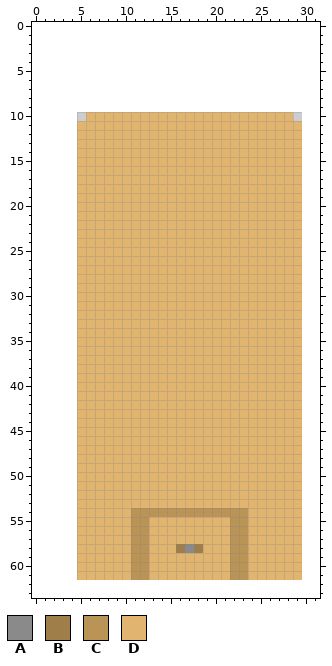
One commit to this pixel-art file: player/car.aseprite. Above is the file before it was changed.
25x52 pixels, 1 frame. The old version is drawn lined up with the new one, on the new canvas.
Palette (. is transparent): A #8a8a8a  B #a07e4a  C #ba9356  D #e1b46f
Pixels before, first column x 5:
10 .DDDDDDDDDDDDDDDDDDDDDDD.
11 DDDDDDDDDDDDDDDDDDDDDDDDD
12 DDDDDDDDDDDDDDDDDDDDDDDDD
13 DDDDDDDDDDDDDDDDDDDDDDDDD
14 DDDDDDDDDDDDDDDDDDDDDDDDD
15 DDDDDDDDDDDDDDDDDDDDDDDDD
16 DDDDDDDDDDDDDDDDDDDDDDDDD
17 DDDDDDDDDDDDDDDDDDDDDDDDD
18 DDDDDDDDDDDDDDDDDDDDDDDDD
19 DDDDDDDDDDDDDDDDDDDDDDDDD
20 DDDDDDDDDDDDDDDDDDDDDDDDD
21 DDDDDDDDDDDDDDDDDDDDDDDDD
22 DDDDDDDDDDDDDDDDDDDDDDDDD
23 DDDDDDDDDDDDDDDDDDDDDDDDD
24 DDDDDDDDDDDDDDDDDDDDDDDDD
25 DDDDDDDDDDDDDDDDDDDDDDDDD
26 DDDDDDDDDDDDDDDDDDDDDDDDD
27 DDDDDDDDDDDDDDDDDDDDDDDDD
28 DDDDDDDDDDDDDDDDDDDDDDDDD
29 DDDDDDDDDDDDDDDDDDDDDDDDD
30 DDDDDDDDDDDDDDDDDDDDDDDDD
31 DDDDDDDDDDDDDDDDDDDDDDDDD
32 DDDDDDDDDDDDDDDDDDDDDDDDD
33 DDDDDDDDDDDDDDDDDDDDDDDDD
34 DDDDDDDDDDDDDDDDDDDDDDDDD
35 DDDDDDDDDDDDDDDDDDDDDDDDD
36 DDDDDDDDDDDDDDDDDDDDDDDDD
37 DDDDDDDDDDDDDDDDDDDDDDDDD
38 DDDDDDDDDDDDDDDDDDDDDDDDD
39 DDDDDDDDDDDDDDDDDDDDDDDDD
40 DDDDDDDDDDDDDDDDDDDDDDDDD
41 DDDDDDDDDDDDDDDDDDDDDDDDD
42 DDDDDDDDDDDDDDDDDDDDDDDDD
43 DDDDDDDDDDDDDDDDDDDDDDDDD
44 DDDDDDDDDDDDDDDDDDDDDDDDD
45 DDDDDDDDDDDDDDDDDDDDDDDDD
46 DDDDDDDDDDDDDDDDDDDDDDDDD
47 DDDDDDDDDDDDDDDDDDDDDDDDD
48 DDDDDDDDDDDDDDDDDDDDDDDDD
49 DDDDDDDDDDDDDDDDDDDDDDDDD
50 DDDDDDDDDDDDDDDDDDDDDDDDD
51 DDDDDDDDDDDDDDDDDDDDDDDDD
52 DDDDDDDDDDDDDDDDDDDDDDDDD
53 DDDDDDDDDDDDDDDDDDDDDDDDD
54 DDDDDDCCCCCCCCCCCCCDDDDDD
55 DDDDDDCCDDDDDDDDDCCDDDDDD
56 DDDDDDCCDDDDDDDDDCCDDDDDD
57 DDDDDDCCDDDDDDDDDCCDDDDDD
58 DDDDDDCCDDDBABDDDCCDDDDDD
59 DDDDDDCCDDDDDDDDDCCDDDDDD
60 DDDDDDCCDDDDDDDDDCCDDDDDD
61 DDDDDDCCDDDDDDDDDCCDDDDDD
After the commit:
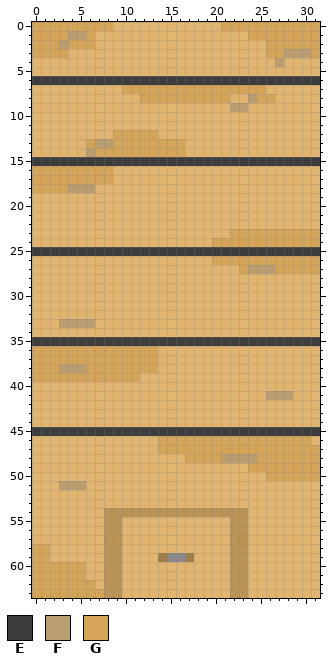
Colours new in this view: E #3d3d3d  F #ba9d71  G #d4a459
From old to new:
canvas 25x52 -> 32x64, the old top-left corner now at 5,10
Changed rows in their new state; - is an unchanged pixel.
first column x 0:
 0 GGGGGGGGGDDDDDDDDDDDDGGGGGGGGGGG
 1 GGGGFFGDDDDDDDDDDDDDDDDDGGGGGGGG
 2 GGGFGGGDDDDDDDDDDDDDDDDDDDGGGGGG
 3 GGGGDDDDDDDDDDDDDDDDDDDDDDGGFFFG
 4 DDDDDDDDDDDDDDDDDDDDDDDDDDDFDDDD
 5 DDDDDDDDDDDDDDDDDDDDDDDDDDDDDDDD
 6 EEEEEEEEEEEEEEEEEEEEEEEEEEEEEEEE
 7 DDDDDDDDDDGGGGGGGGGGGGGGGGDDDDDD
 8 DDDDDDDDDDDDGGGGGGGGGGDDFGGDDDDD
 9 DDDDDDDDDDDDDDDDDDDDDDFFDDDDDDDD
10 DDDDDD-----------------------DDD
11 DDDDD-------------------------DD
12 DDDDD----GGGGG----------------DD
13 DDDDD-GFFGGGGGGGG-------------DD
14 DDDDD-FGGGGGGGGGG-------------DD
15 EEEEEEEEEEEEEEEEEEEEEEEEEEEEEEEE
16 GGGGGGGGG---------------------DD
17 GGGGGGGGG---------------------DD
18 GGGGFFF-----------------------DD
19 DDDDD-------------------------DD
20 DDDDD-------------------------DD
21 DDDDD-------------------------DD
22 DDDDD-------------------------DD
23 DDDDD-----------------GGGGGGGGGG
24 DDDDD---------------GGGGGGGGGGGG
25 EEEEEEEEEEEEEEEEEEEEEEEEEEEEEEEE
26 DDDDD---------------GGGGGGGGGGGG
27 DDDDD------------------GFFFGGGGG
28 DDDDD-------------------------DD
29 DDDDD-------------------------DD
30 DDDDD-------------------------DD
31 DDDDD-------------------------DD
32 DDDDD-------------------------DD
33 DDDFFFF-----------------------DD
34 DDDDD-------------------------DD
35 EEEEEEEEEEEEEEEEEEEEEEEEEEEEEEEE
36 GGGGGGGGGGGGGG----------------DD
37 GGGGGGGGGGGGGG----------------DD
38 GGGFFFGGGGGGGG----------------DD
39 GGGGGGGGGGGG------------------DD
40 DDDDD-------------------------DD
41 DDDDD---------------------FFF-DD
42 DDDDD-------------------------DD
43 DDDDD-------------------------DD
44 DDDDD-------------------------DD
45 EEEEEEEEEEEEEEEEEEEEEEEEEEEEEEEE
46 DDDDD---------GGGGGGGGGGGGGGGGGD
47 DDDDD---------GGGGGGGGGGGGGGGGGG
48 DDDDD------------GGGGFFFFGGGGGGG
49 DDDDD-------------------GGGGGGGG
50 DDDDD---------------------GGGGGG
51 DDDFFF------------------------DD
52 DDDDD-------------------------DD
53 DDDDD-------------------------DD
54 DDDDD---CCC-------------------DD
55 DDDDD---CC-DD-----------------DD
56 DDDDD---CC-DD-----------------DD
57 DDDDD---CC-DD-----------------DD
58 GGDDD---CC-DD---DDD-----------DD
59 GGDDD---CC-DD-BAAB------------DD
60 GGGGGG--CC-DD-----------------DD
61 GGGGGG--CC-DD-----------------DD
62 GGGGGGGDCCDDDDDDDDDDDDCCDDDDDDDD
63 GGGGGGGGCCDDDDDDDDDDDDCCDDDDDDDD
Changed places in both pictures, as pixel boxes (x1, y1, x2, y2):
changed: (32, 22, 320, 598)
